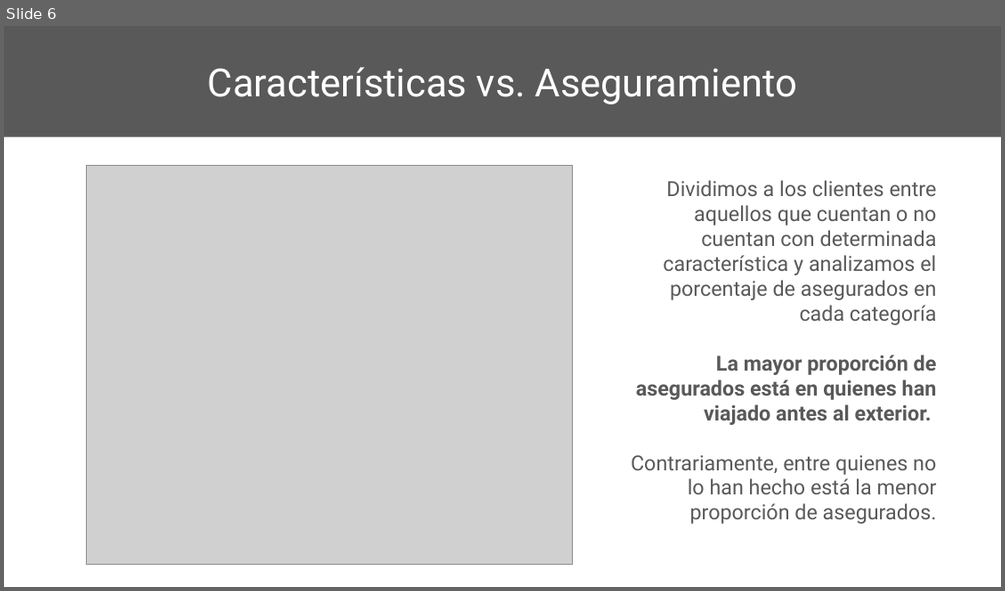
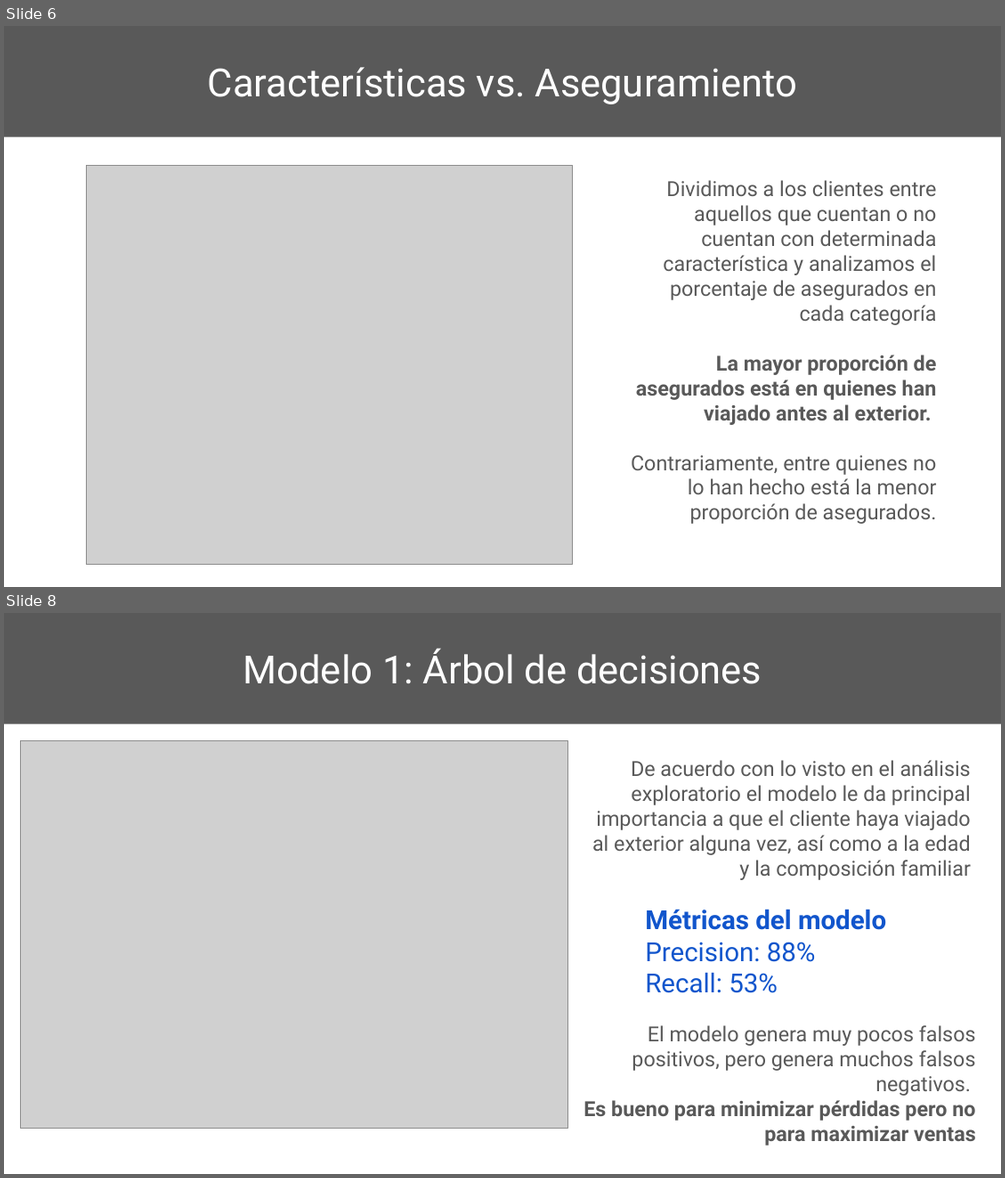
Before and after one commit to LeandroHornos/Travel-Insurance, a slide deck: Travel Insurance - Leandro Hornos.pptx. Shown one above the other, each under a label of ours: slide 6 before the commit, slides 6 and 8 after it; the slides between them are not shown. The pictures are 1005x591 and 1005x1178 pixels, drawn with LibreOffice and Linux fonts; fonts in the diff are those of the drawing; grey boxes stand for pictures. Boxes give left, top, right and bottom in pixels: in the first picture for what was removed or moved away, otherwise in the second. Text is boxed around its words. In the diff, an @@ line names an element or a change of style, - is before the commit and + after.

```diff
--- a/Travel Insurance - Leandro Hornos.pptx
+++ b/Travel Insurance - Leandro Hornos.pptx
@@ slide 8 added at [4,613,1001,1174], background #FFFFFF @@
@@ title added at [4,613,1001,723], fill #595959, 28 pt, text #FFFFFF @@
+Modelo 1: Árbol de decisiones
@@ picture added at [21,740,568,1127] @@
@@ text added at [592,760,971,880], 15 pt, text #595959 @@
+De acuerdo con lo visto en el análisis exploratorio el modelo le da principal importancia a que el cliente haya viajado al exterior alguna vez, así como a la edad y la composición familiar
@@ text added at [645,908,886,993], 19 pt, text #1155CC @@
+Métricas del modelo
+Precision: 88%
+Recall: 53%
@@ text added at [583,1025,976,1145], 15 pt, text #595959 @@
+El modelo genera muy pocos falsos positivos, pero genera muchos falsos negativos.
+Es bueno para minimizar pérdidas pero no para maximizar ventas
```
Also in this commit, not shown: 2 slides changed, 7 other slides added, 1 slide removed, 2 other files.
